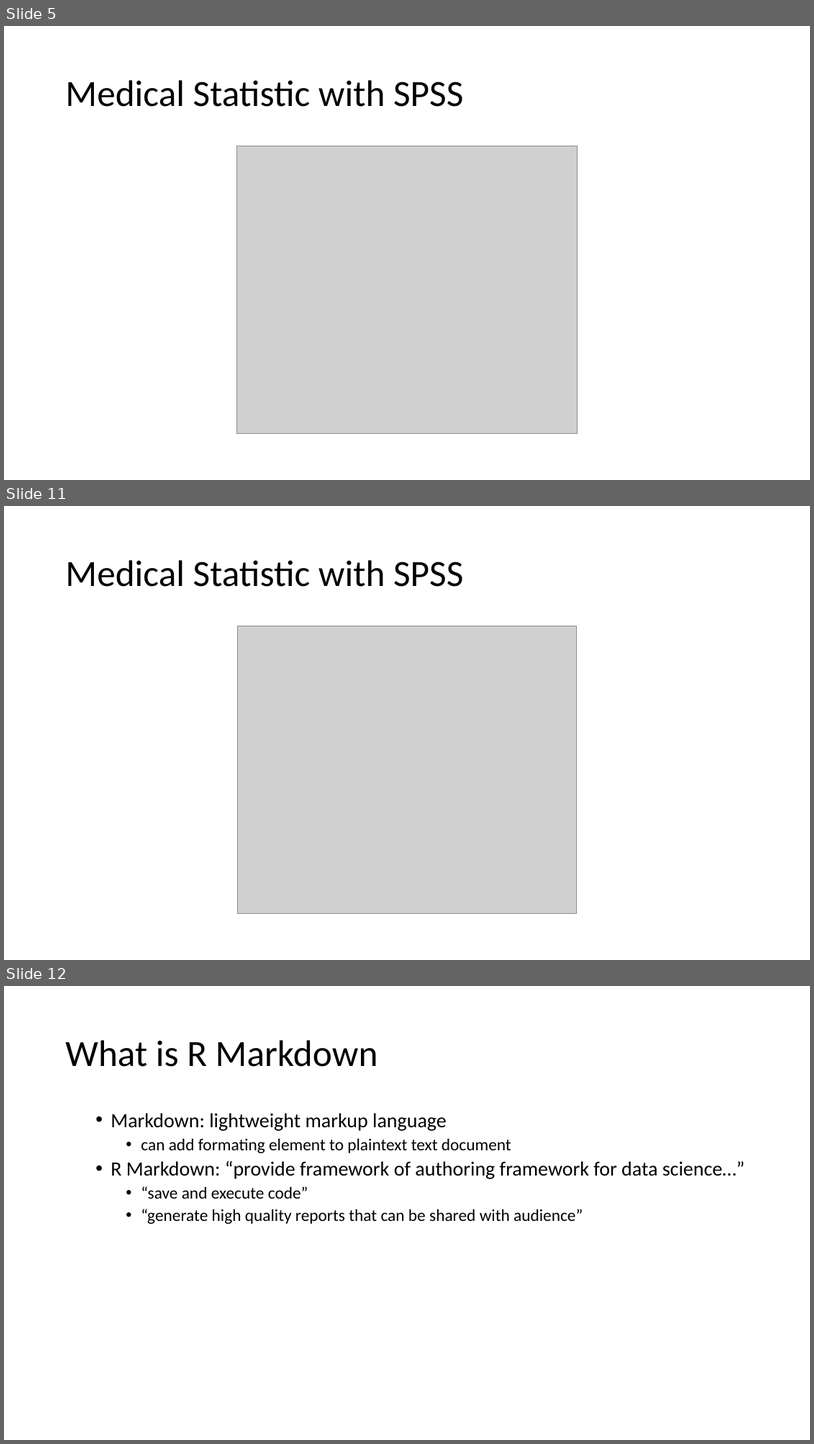
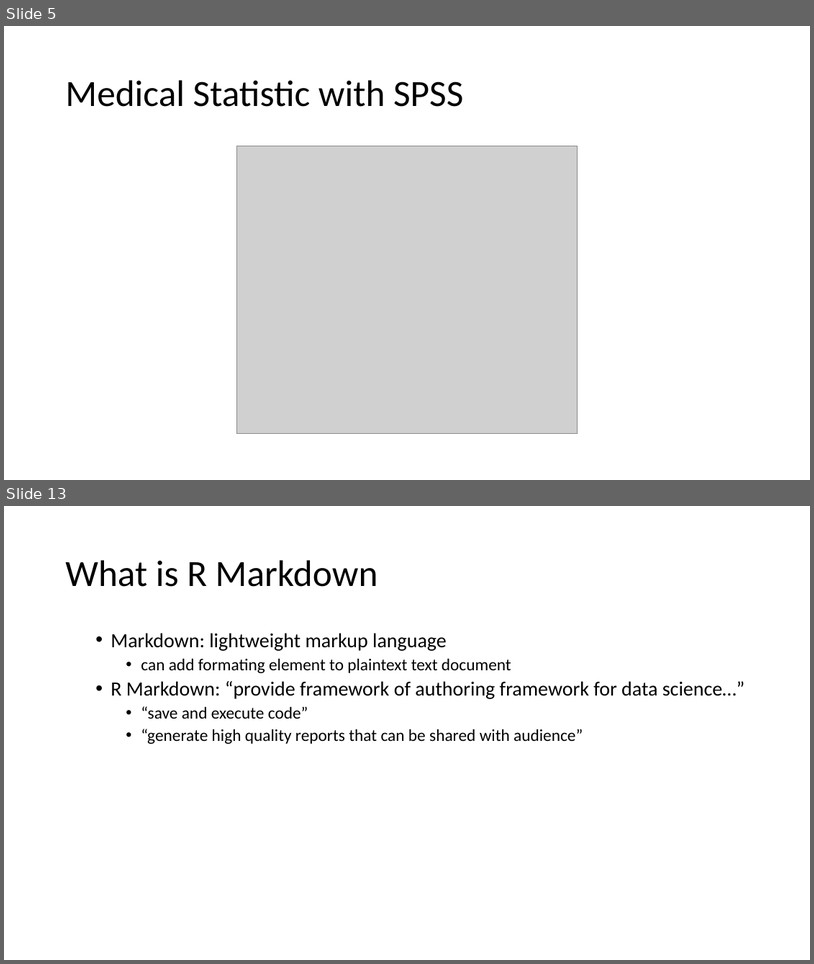
Before and after one commit to MohdAzmiSuliman/PHClassWRMD, a slide deck: PHClassWRMd.pptx. Shown one above the other, each under a label of ours: slides 5, 11 and 12 before the commit, slides 5 and 13 after it; the slides between them are not shown. The pictures are 814x1444 and 814x964 pixels, drawn with LibreOffice and Linux fonts; fonts in the diff are those of the drawing; grey boxes stand for pictures; background and template pictures are left out. Boxes give left, top, right and bottom in pixels: in the first picture for what was removed or moved away, otherwise in the second. Text is boxed around its words. In the diff, an @@ line names an element or a change of style, - is before the commit and + after.

```diff
--- a/PHClassWRMd.pptx
+++ b/PHClassWRMd.pptx
@@ slide 11 removed at (x1=4, y1=506, x2=810, y2=960), background #FFFFFF @@
@@ title removed at (x1=65, y1=560, x2=463, y2=587) @@
-Medical Statistic with SPSS
@@ picture removed at (x1=237, y1=626, x2=577, y2=914) @@
@@ what was slide 12 is now slide 13 @@
```
Also in this commit, not shown: 6 slides changed, 3 slides added, 1 other slide removed, 9 other files.
